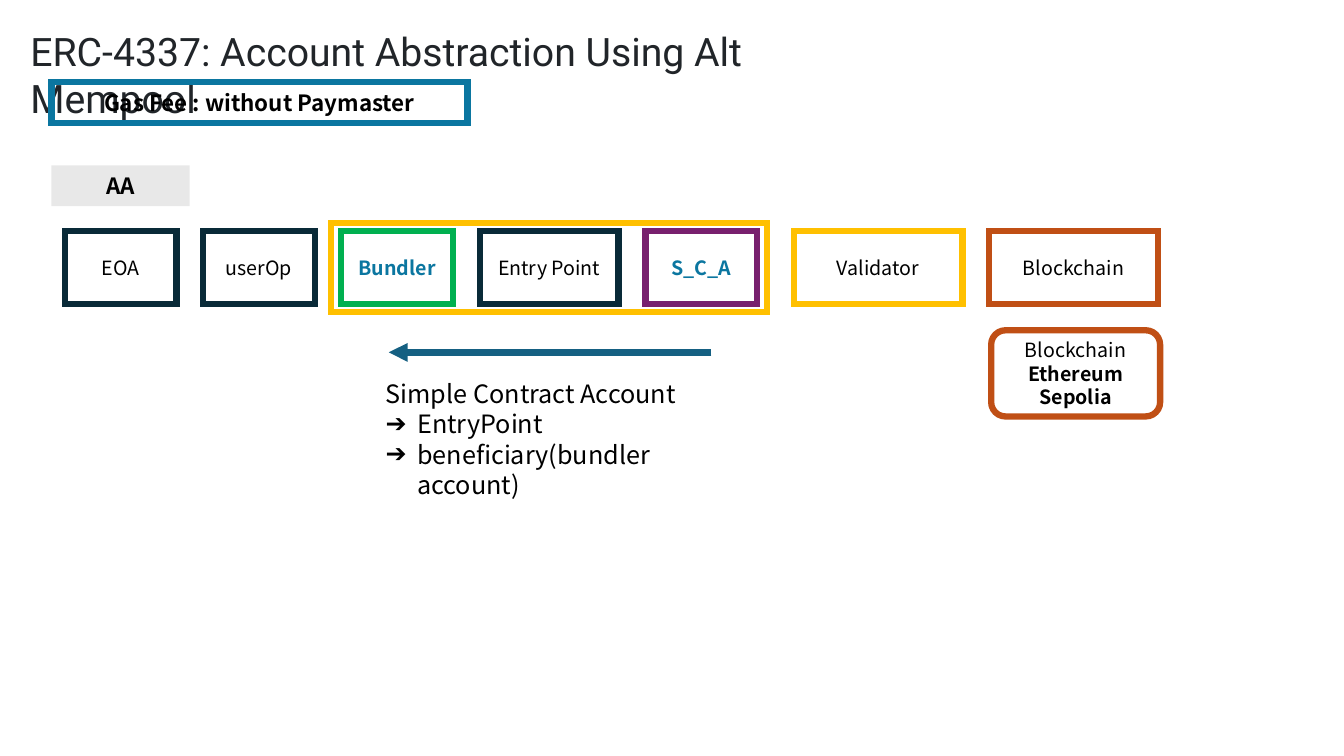
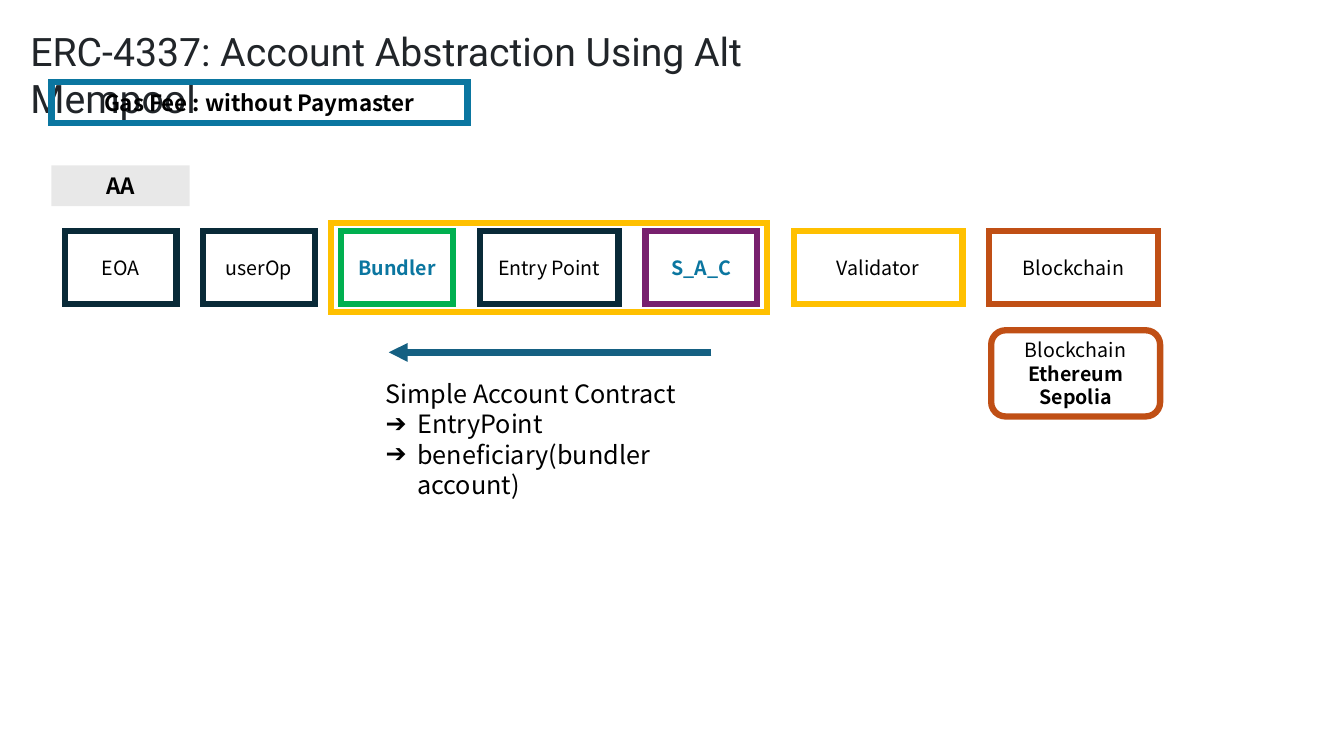
Before and after one commit to yyyljy/erc4337_alchemybundler, a slide deck: slide 10 of ERC4337.pptx (slide 9 before the commit). Drawn at 1344x756 pixels with LibreOffice and Linux fonts; fonts in the diff are those of the drawing. Boxes give left, top, right and bottom in pixels: in the first picture for what was removed or moved away, otherwise in the second. Text is boxed around its words. In the diff, an @@ line names an element or a change of style, - is before the commit and + after.

```diff
--- a/ERC4337.pptx
+++ b/ERC4337.pptx
@@ text in rectangle at [671, 260, 731, 278]: text changed @@
-S_C_A
+S_A_C
@@ text at [386, 383, 676, 409]: text changed @@
-Simple Contract Account
+Simple Account Contract
```
Also in this commit, not shown: 6 other slides changed, 1 slide added, 7 other files.
